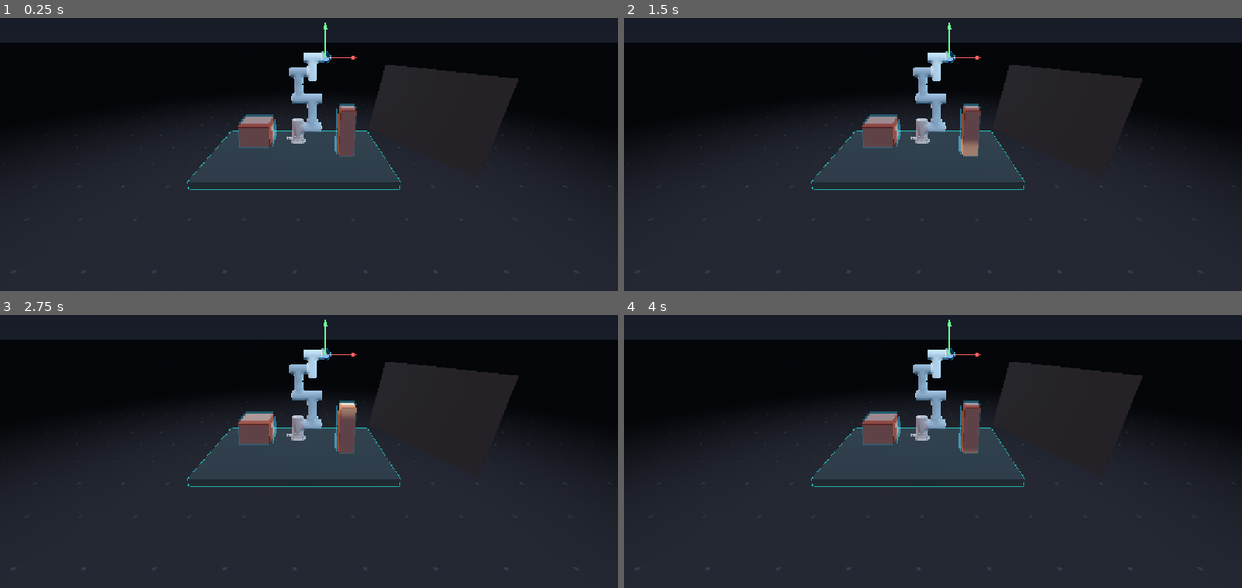
Above: before the commit, frames 1-4 (two rows, left to right).
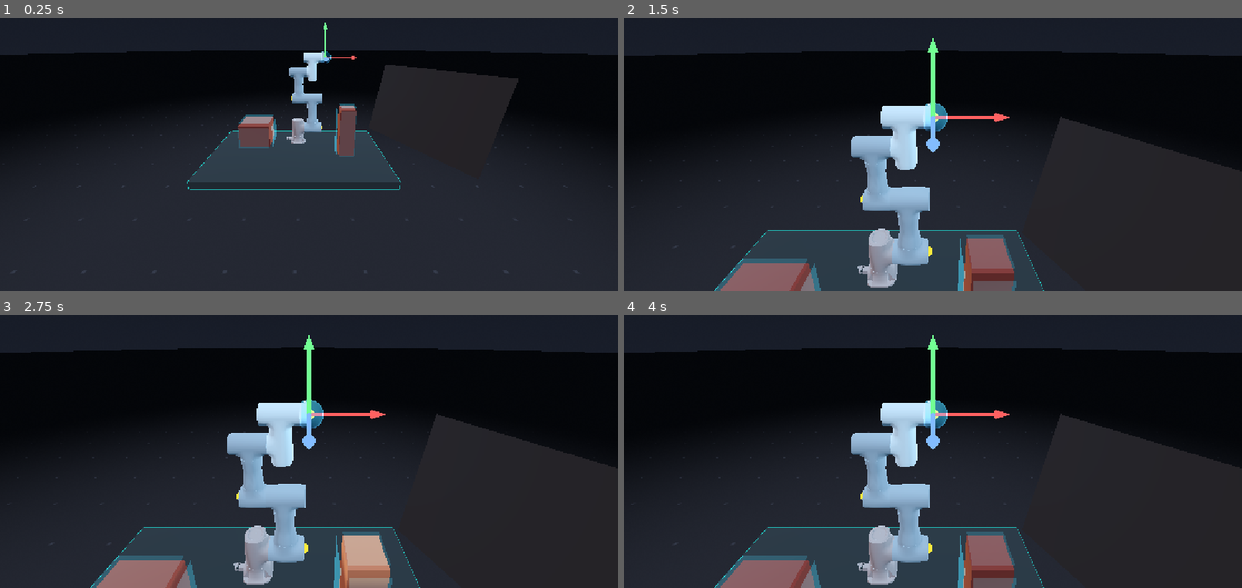
Above: after the commit, the same moments.

Repository: hupikus/dobot-cr3-rebase
Game: Godot game, scene res://main.tscn
Same seed, same stepped clock (60 frames per second), same inputs: the game is played once before the commit and once after it.
Inputs (mouse positions are in pixels of both pictures, inside the frame that each line leads up to):
- Up to frame 1 (0.25 s): no input
- Up to frame 2 (1.5 s): tap Enter at 0.5 s; move the mouse to (1068, 99) at 0.52 s; tap F at 0.6 s; click (1068, 99) at 0.67 s; tap Space at 1.25 s; drag from (809, 135) to (902, 187) at 1.27 s
- Up to frame 3 (2.75 s): move the mouse to (370, 336) at 2.02 s; tap F at 2.1 s; click (370, 336) at 2.17 s
- Up to frame 4 (4 s): drag from (902, 484) to (747, 361) at 2.77 s; tap Enter at 3.5 s; move the mouse to (1118, 467) at 3.52 s; tap F at 3.6 s; click (1118, 467) at 3.67 s

The runs differ from the first frame. In frame 1, 3.3% of the frame differs, in the area x 0-100%, y 9-14%; in frame 2, 22%, in the area x 0-100%, y 1-100%; in frame 3, 22%; in frame 4, 22%.

Commit message:
Polished camera and gizmo control

Diff:
--- a/main.tscn
+++ b/main.tscn
@@ -42,7 +42,8 @@
 shader_parameter/fade_radius = 7.0
 
 [sub_resource type="CylinderMesh" id="CylinderMesh_kek77"]
-top_radius = 100.0
+top_radius = 50.0
+bottom_radius = 50.0
 height = 0.001
 
 [sub_resource type="StandardMaterial3D" id="table_mat"]
@@ -111,7 +112,7 @@
 light_angular_distance = 52.5
 
 [node name="Floor" type="MeshInstance3D" parent="." unique_id=1461899162]
-transform = Transform3D(100, 0, 0, 0, 1, 0, 0, 0, 100, 0.0015357733, -0.0021389723, 0.0002875328)
+transform = Transform3D(1, 0, 0, 0, 0.01, 0, 0, 0, 1, 0.0015357733, -0.0021389723, 0.0002875328)
 material_override = SubResource("ShaderMaterial_4c57u")
 mesh = SubResource("CylinderMesh_kek77")
 
--- a/script/controls/mouse_controls.gd
+++ b/script/controls/mouse_controls.gd
@@ -15,6 +15,11 @@
 @export var grab_distance: float = 0.16
 @export var handle_grab_distance: float = 0.08
 
+@export var zoom_step := 0.12
+@export var zoom_min := 0.28
+@export var zoom_max := 4.0
+@export var focus_distance = 0.8
+
 ## Pan speed per pixel, multiplied by camera distance.
 @export var pan_sensitivity: float = 0.0016
 
@@ -27,16 +32,17 @@
 
 var _desktop_plane = Plane()
 var gizmo: Node3D = null
+
 var _dragging_axis := -1
 var _axis_drag_start := Vector3.ZERO
 var _axis_drag_param0 := 0.0
 var _right_dragging := false
 var _middle_dragging := false
+
 var _cam_pivot := Vector3(0.1, 0.95, -0.62)
 var _cam_yaw := 0.0
 var _cam_pitch := 0.32
 var _cam_distance := 1.9
-
 
 func _ready() -> void:
 	if enabled: enable()
@@ -81,6 +87,19 @@
 		_cam_yaw -= motion.relative.x * 0.006
 		_cam_pitch = clampf(_cam_pitch + motion.relative.y * 0.006, -0.2, 1.35)
 		update_camera()
+	elif event is InputEventMouseMotion and _middle_dragging:
+		pan_camera((event as InputEventMouseMotion).relative)
+	elif event is InputEventKey and event.pressed and event.keycode == KEY_F:
+		_cam_pivot = target.global_position
+		_cam_distance = focus_distance
+		update_camera()
+
+func pan_camera(vec: Vector2) -> void:
+	var basis := desktop_camera.global_transform.basis
+	var scale := _cam_distance * pan_sensitivity
+	_cam_pivot += basis.x * (-vec.x * scale)
+	_cam_pivot += basis.y * ( vec.y * scale)
+	update_camera()
 
 func check_screen_click() -> void:
 	var mp = get_viewport().get_mouse_position()
@@ -128,12 +147,38 @@
 			_middle_dragging = event.pressed
 		MOUSE_BUTTON_WHEEL_UP:
 			if event.pressed:
-				_cam_distance = clampf(_cam_distance - 0.12, 0.6, 5.0)
+				#_cam_distance = clampf(_cam_distance - zoom_step, zoom_min, zoom_max)
+				zoom(-zoom_step)
 				update_camera()
 		MOUSE_BUTTON_WHEEL_DOWN:
 			if event.pressed:
-				_cam_distance = clampf(_cam_distance + 0.12, 0.6, 5.0)
+				#_cam_distance = clampf(_cam_distance + zoom_step, zoom_min, zoom_max)
+				zoom(zoom_step)
 				update_camera()
+
+func zoom(delta: float) -> void:
+	var mp := get_viewport().get_mouse_position()
+	var from := desktop_camera.project_ray_origin(mp)
+	var dir := desktop_camera.project_ray_normal(mp)
+
+	# Plane through the pivot, facing the camera — "everything at pivot depth".
+	var plane := Plane(-desktop_camera.global_transform.basis.z, _cam_pivot)
+	var hit: Variant = plane.intersects_ray(from, dir)
+
+	var d_old := _cam_distance
+	var d_new := clampf(d_old + delta, 0.6, 5.0)
+
+	if hit == null:
+		_cam_distance = d_new
+		update_camera()
+		return
+
+	# Scale pivot toward the cursor hit by the same ratio the camera moves.
+	# This keeps `hit` fixed on screen.
+	var ratio := d_new / d_old
+	_cam_pivot = (hit as Vector3) + (_cam_pivot - (hit as Vector3)) * ratio
+	_cam_distance = d_new
+	update_camera()
 
 func ray_hits_target(from: Vector3, dir: Vector3) -> bool:
 	var to := target.global_position - from
@@ -239,7 +284,7 @@
 	for i in range(3):
 		var axis = axis_vector(i)
 		var s = closest_line_param(target.global_position, axis, from, dir)
-		if is_nan(s) or s < -0.02 or s > gizmo_length + 0.06:
+		if is_nan(s) or s < -0.002 or s > gizmo_length + 0.006:
 			continue
 		var point = target.global_position + axis * s
 		var t = (point - from).dot(dir)
--- a/script/dobot_cr3/dobot.gd
+++ b/script/dobot_cr3/dobot.gd
@@ -27,7 +27,18 @@
 var joint_axes = [AXIS_Z, AXIS_X, AXIS_X, AXIS_X, AXIS_Z, AXIS_X]
 var joint_weights = [1.0, 1.0, 1.0, 1.0, 1.0, 1.0]
 
-var report_rotation = [0.0, 0.0, 0.0, 0.0, 0.0, 0.0]
+const JOINT_LIMITS: Array[Vector2] = [
+	Vector2(-6.28, 6.28),   # J1
+	Vector2(-6.28, 6.28),   # J2
+	Vector2(-2.705, 2.705), # J3
+	Vector2(-6.28, 6.28),   # J4
+	Vector2(-6.28, 6.28),   # J5
+	Vector2(-6.28, 6.28),   # J6
+]
+
+var joint_angles := PackedFloat32Array()
+var default_angles := PackedFloat32Array()
+var reached := false
 
 
 func rotate_joint(joint: int, turn_degree: float) -> void:
@@ -54,7 +65,9 @@
 		for joint in range(5, -1, -1):
 			var distance_old := quadratic_distance_to_target()
 			if distance_old < target_distance:
+				reached = true
 				return
+			reached = false
 
 			# Check distances when rotated right and when rotated left
 			rotate_joint(joint, step_angle)
@@ -67,3 +80,6 @@
 				continue
 
 			rotate_joint(joint, step_angle if distance_right < distance_left else -step_angle)
+
+func check_colliding() -> bool:
+	return false
--- a/shaders/sky.gdshader
+++ b/shaders/sky.gdshader
@@ -3,15 +3,16 @@
 uniform vec3 horizon_color : source_color = vec3(0.14, 0.16, 0.20);
 uniform vec3 zenith_color : source_color = vec3(0.06, 0.07, 0.10);
 uniform float gradient_power : hint_range(0.1, 4.0) = 0.8;
-uniform float grain : hint_range(0.0, 0.1) = 0.004;
+uniform float grain : hint_range(0.0, 0.1) = 0.04;
 
 float hash(vec2 p) {
-	return fract(sin(dot(p, vec2(127.1, 311.7))) * 43758.5453) * 0.1 ;
+	return fract(sin(dot(p, vec2(127.1, 311.7))) * 43758.5453);
 }
 
 void sky() {
 	float t = clamp(EYEDIR.y * 0.5 + 0.5, 0.0, 1.0);
 	vec3 col = mix(horizon_color, zenith_color, pow(t, gradient_power));
-	col += (hash(EYEDIR.xz * 900.0) - 0.5) * grain;
+	float n = hash(EYEDIR.xz * 400.0) - 0.5;
+	col += n / 255.0;
 	COLOR = col;
 }
